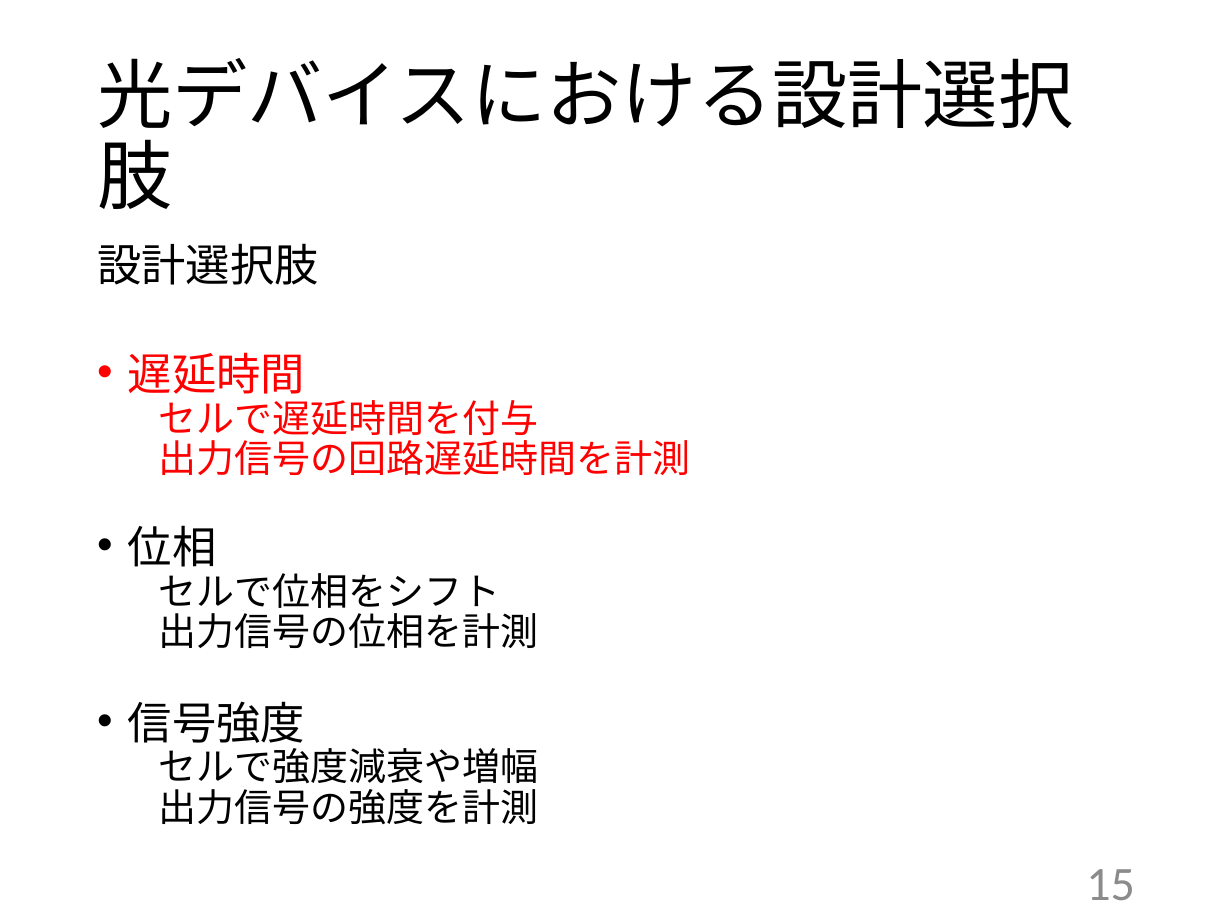
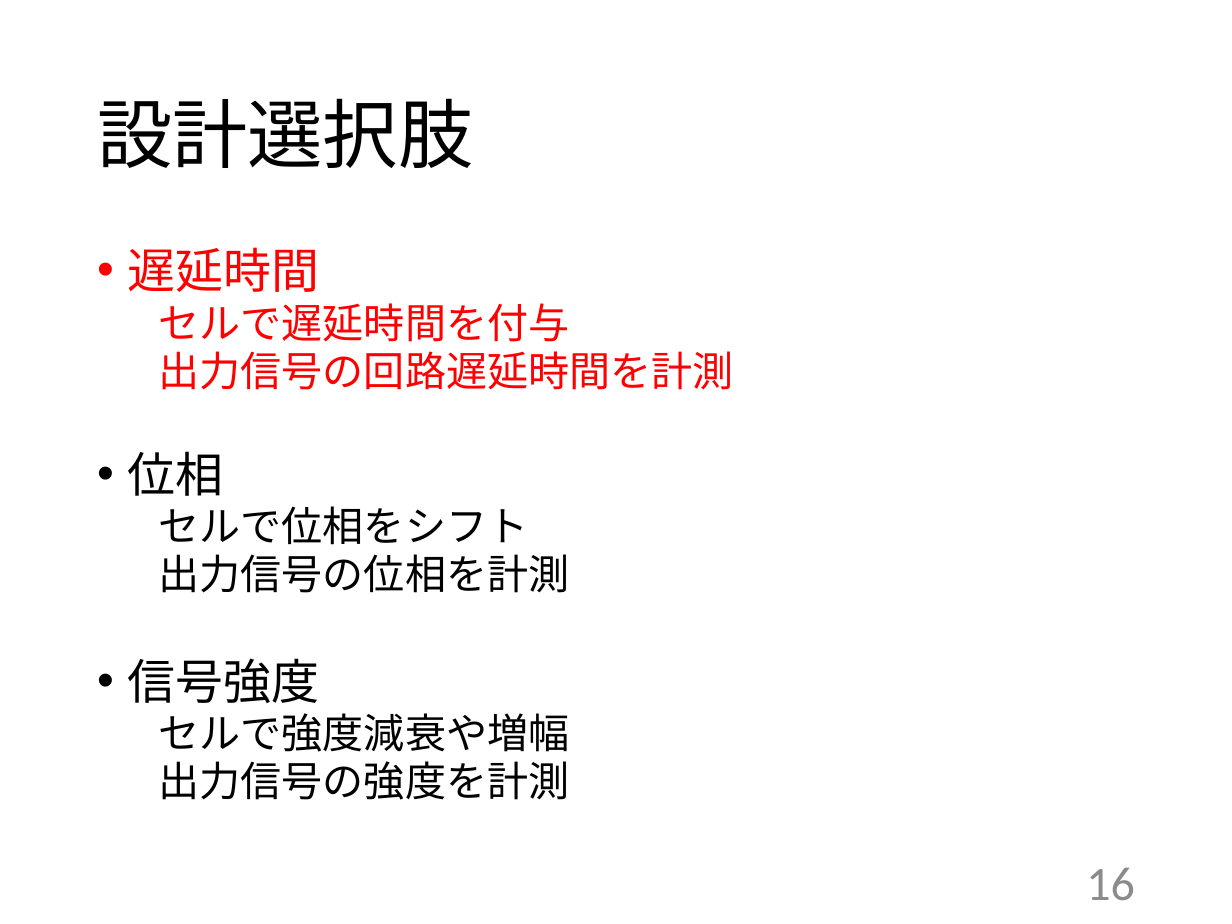
Before and after one commit to ArinanirA/ThesisFY2017M_RinaAsai, a slide deck: slide 17 of 修論発表rina.pptx (slide 16 before the commit). Drawn at 1232x924 pixels with LibreOffice and Linux fonts; fonts in the diff are those of the drawing. Boxes give left, top, right and bottom in pixels: in the first picture for what was removed or moved away, otherwise in the second. Text is boxed around its words. In the diff, an @@ line names an element or a change of style, - is before the commit and + after.

```diff
--- a/修論発表rina.pptx
+++ b/修論発表rina.pptx
@@ title at box(97, 98, 473, 168): text changed @@
-光デバイスにおける設計選択肢
+設計選択肢
@@ text "遅延時間" at box(128, 247, 734, 800): size 25.9 to 28 pt in "遅延時間", "位相", "信号強度"; size 22.2 to 24 pt in "セルで遅延時間を付与", "出力信号の回路遅延時間を計測", "セルで位相をシフト", "出力信号の位相を計測" and 2 more places; line spacing 0.7 to 0.8 @@
@@ text at box(97, 243, 319, 285): paragraph removed @@
-設計選択肢
@@ page number at box(1086, 867, 1134, 900): text changed @@
-15
+16
```
Also in this commit, not shown: 15 other slides changed, 11 slides added, 8 slides removed, 5 other files.
